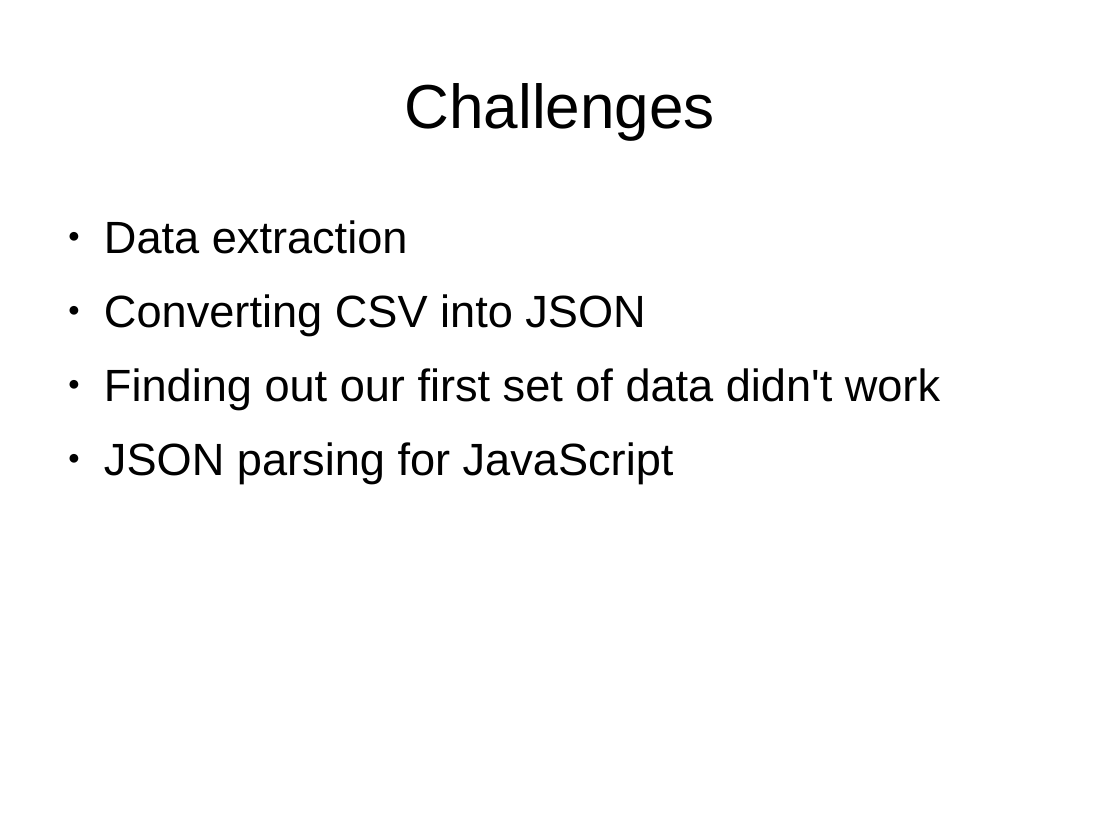
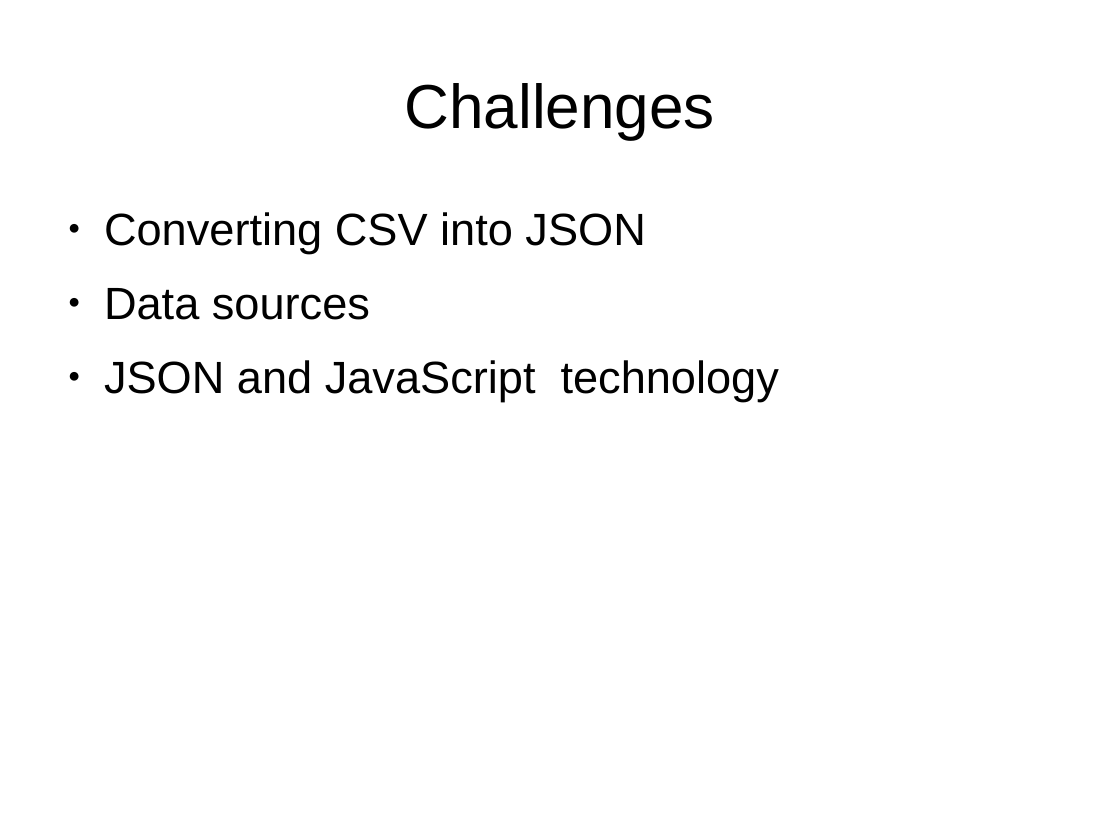
Before and after one commit to Gallefray/YRS-FOC-2014, a slide deck: slide 4 of Presentation.odp. Drawn at 1120x840 pixels with LibreOffice and Linux fonts; fonts in the diff are those of the drawing. Boxes give left, top, right and bottom in pixels: in the first picture for what was removed or moved away, otherwise in the second. Text is boxed around its words. In the diff, an @@ line names an element or a change of style, - is before the commit and + after.

```diff
--- a/Presentation.odp
+++ b/Presentation.odp
@@ text "Converting CSV into JSON" moved from (x1=104, y1=220, x2=940, y2=484) to (x1=104, y1=212, x2=779, y2=402) @@
@@ text at (x1=104, y1=220, x2=408, y2=254): paragraph removed @@
-● Data extraction
@@ text at (x1=104, y1=288, x2=779, y2=402): text changed @@
-● Finding out our first set of data didn't work
-● JSON parsing for JavaScript
+● Data sources
+● JSON and JavaScript technology
```
Also in this commit, not shown: 5 other slides changed, 2 other files.
